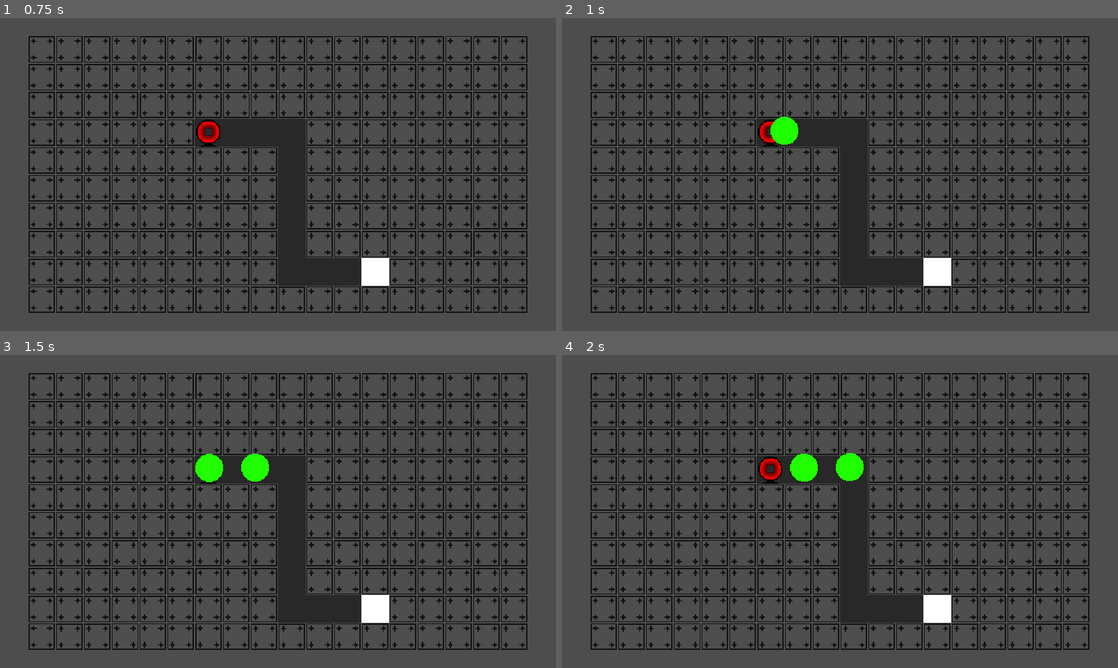
Above: before the commit, frames 1-4 (two rows, left to right).
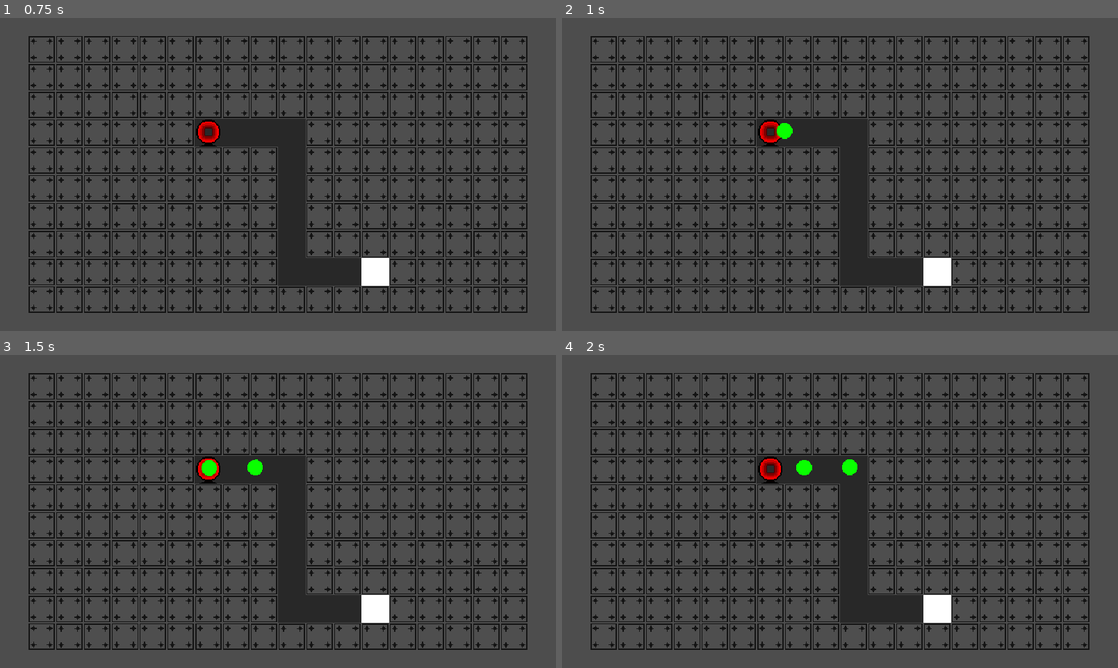
Above: after the commit, the same moments.

Repository: AdamBortt/2DTD
Game: Godot game, scene res://Scenes/scene_handler.tscn
Two runs of this game, one before a commit and one after it. Both use one fixed random seed, a clock stepped at 60 frames per second and the inputs below.
Inputs (mouse positions are in pixels of both pictures, inside the frame that each line leads up to):
- Up to frame 1 (0.75 s): click (278, 99) at 0.5 s
- Up to frame 2 (1 s): no input
- Up to frame 3 (1.5 s): no input
- Up to frame 4 (2 s): no input

Frame 1 is identical in both runs. In frame 2, 0.2% of the frame differs, in the area x 37-43%, y 31-41%; in frame 3, 0.5%, in the area x 35-49%, y 31-41%; in frame 4, 0.5%.

Commit message:
reduced the size of Normal1 Enemy

Diff:
--- a/Scenes/Enemies/normal_1.tscn
+++ b/Scenes/Enemies/normal_1.tscn
@@ -4,7 +4,7 @@
 [ext_resource type="Texture2D" uid="uid://rg01h5inxamh" path="res://Assets/Enemies/Normal1.png" id="1_vixxs"]
 
 [sub_resource type="CircleShape2D" id="CircleShape2D_0s4mp"]
-radius = 16.0312
+radius = 9.05539
 
 [node name="Normal1" type="PathFollow2D"]
 loop = false
Binary file changed: Assets/Enemies/Normal1.png
